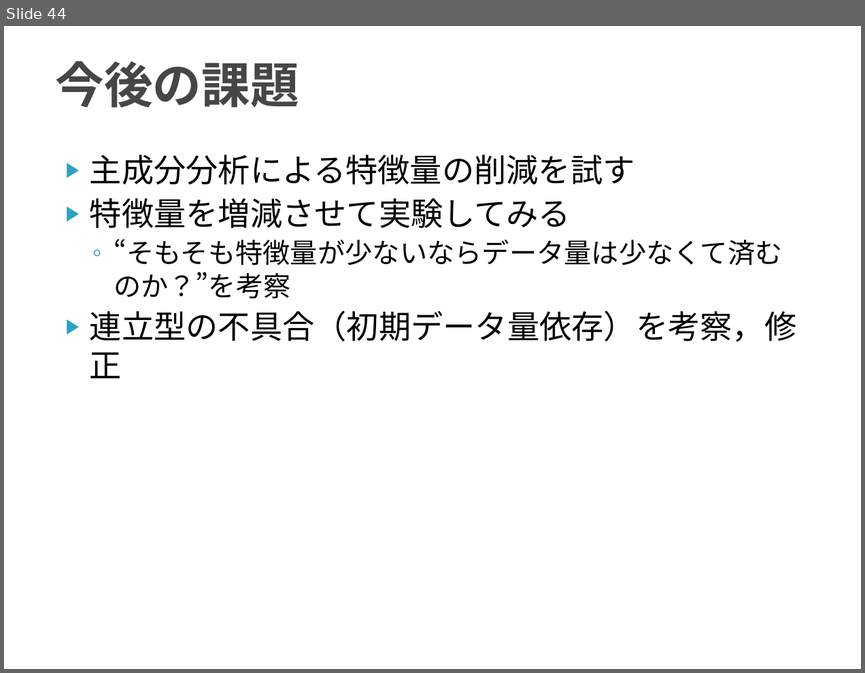
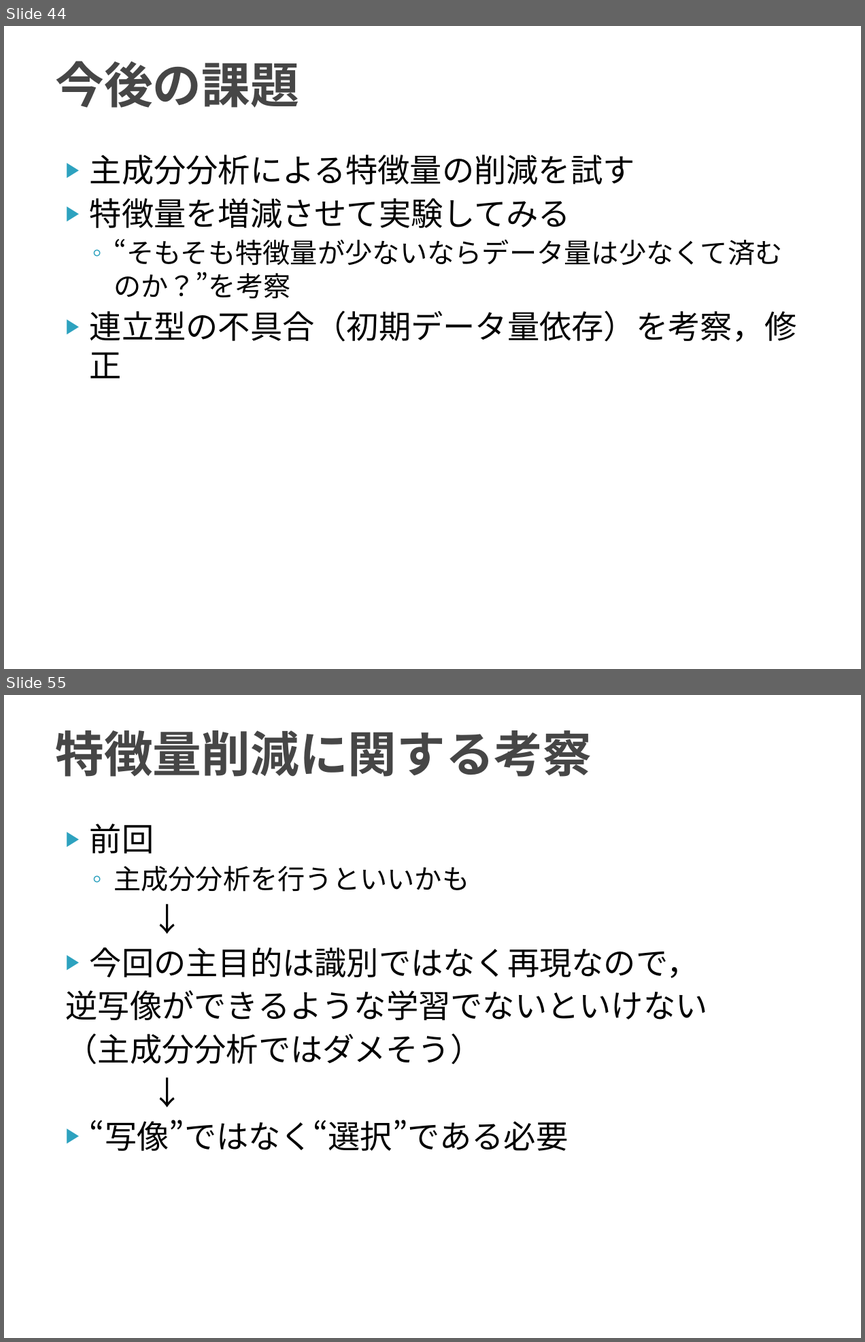
Before and after one commit to TetsuyaKomota/GitforEclipseTest, a slide deck: IntentionLearning_v2/slide/discussion2016.pptx. Shown one above the other, each under a label of ours: slide 44 before the commit, slides 44 and 55 after it; the slides between them are not shown. The pictures are 865x673 and 865x1342 pixels, drawn with LibreOffice and Linux fonts; fonts in the diff are those of the drawing. Boxes give left, top, right and bottom in pixels: in the first picture for what was removed or moved away, otherwise in the second. Text is boxed around its words. In the diff, an @@ line names an element or a change of style, - is before the commit and + after.

```diff
--- a/IntentionLearning_v2/slide/discussion2016.pptx
+++ b/IntentionLearning_v2/slide/discussion2016.pptx
@@ slide 55 added at [4, 695, 861, 1338], background #FFFFFF @@
@@ title added at [55, 730, 592, 777], 41 pt, text #464646, bold @@
+特徴量削減に関する考察
@@ text added at [66, 824, 708, 1151], 27 pt, text #000000 @@
+▶ 前回
+  ◦ 主成分分析を行うといいかも
+↓
+▶ 今回の主目的は識別ではなく再現なので，
+逆写像ができるような学習でないといけない
+（主成分分析ではダメそう）
+↓
+▶ “写像”ではなく“選択”である必要
```
Also in this commit, not shown: 12 other slides added, 8 other files.
